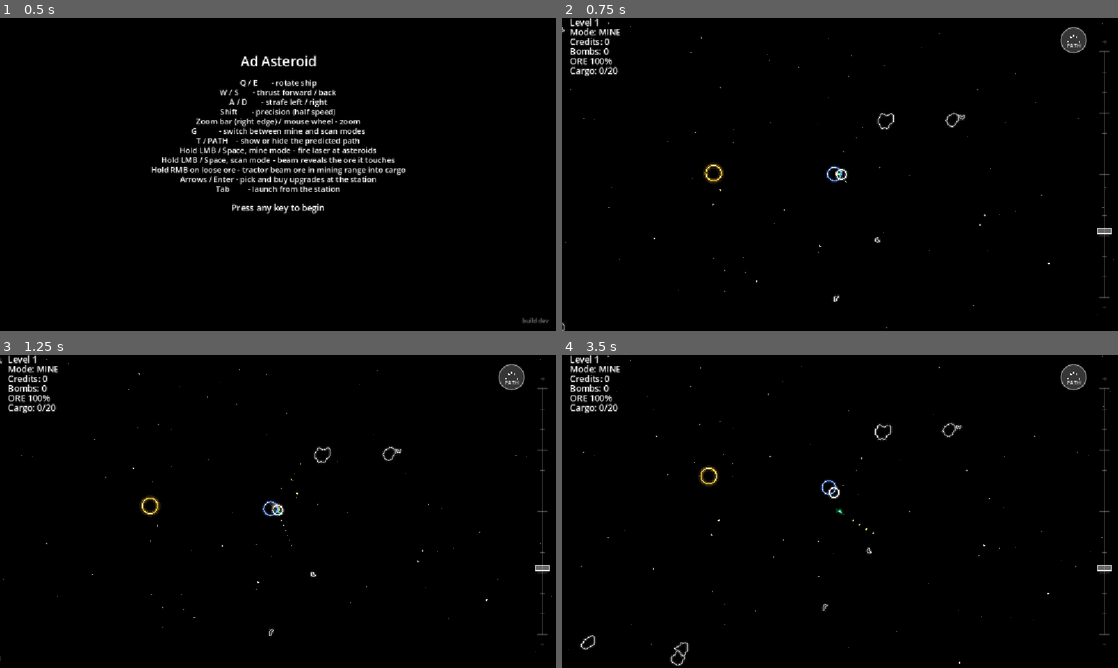
Above: before the commit, frames 1-4 (two rows, left to right).
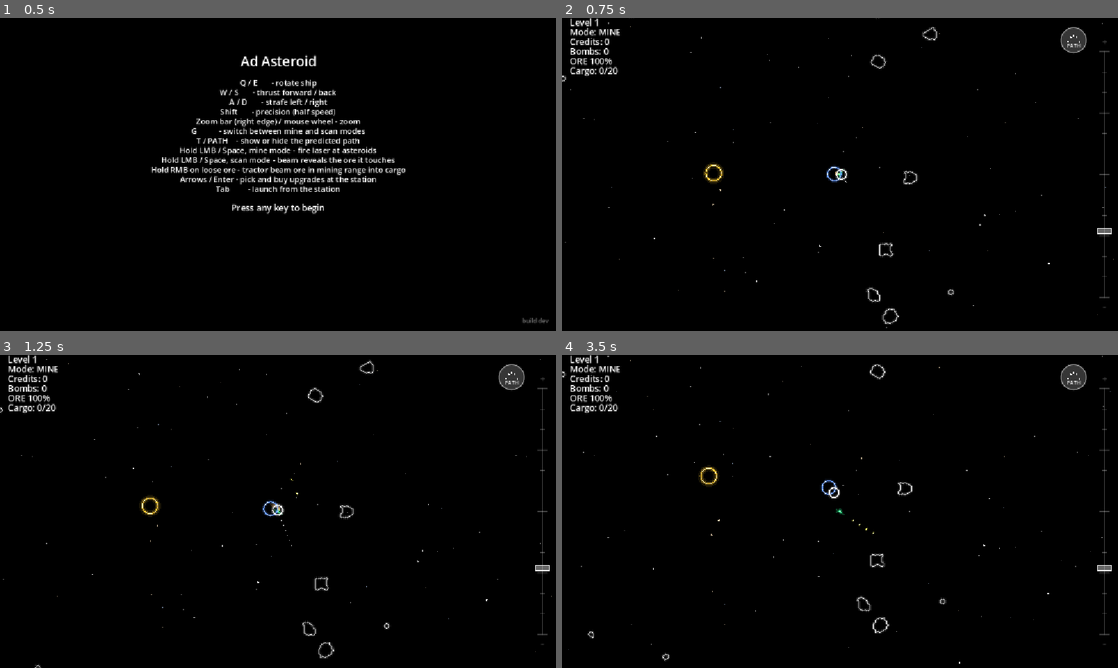
Above: after the commit, the same moments.

Repository: smdriggers/ad_asteroid_godot
Game: Godot game, scene res://main.tscn
Two runs of this game, one before a commit and one after it. Both use one fixed random seed, a clock stepped at 60 frames per second and the inputs below.
Inputs (mouse positions are in pixels of both pictures, inside the frame that each line leads up to):
- Up to frame 1 (0.5 s): no input
- Up to frame 2 (0.75 s): tap Enter at 0.5 s; move the mouse to (962, 158) at 0.52 s; hold D from 0.53 s (still down); hold E from 0.53 s (still down); click (962, 158) at 0.67 s
- Up to frame 3 (1.25 s): keep holding D; keep holding E; tap Space at 0.77 s
- Up to frame 4 (3.5 s): release D at 1.25 s; release E at 1.25 s; drag from (728, 527) to (812, 574) at 1.27 s; move the mouse to (895, 442) at 2.02 s; hold D 2.03-2.75 s; hold Shift 2.03-2.75 s; drag from (812, 574) to (673, 464) at 2.77 s

Frame 1 is identical in both runs. In frame 2, 0.5% of the frame differs, in the area x 0-73%, y 0-100%; in frame 3, 0.5%; in frame 4, 0.7%, in the area x 0-72%, y 2-100%.

Commit message:
Use a random seed for each system build
SYSTEM_SEED is now -1, meaning every new run, restart and level jump
builds its asteroids from a fresh random seed; any value >= 0 still pins
every level to that seed. The seed used is printed with the generation
summary so a good layout can be pinned.

Co-Authored-By: Claude Opus 5.5 <noreply@anthropic.com>

Diff:
--- a/config.gd
+++ b/config.gd
@@ -108,7 +108,11 @@
 const NEAR_DEATH_PULSE_HZ: float = 4.0      # pulses/sec for a nearly destroyed node — §16.2
 
 # --- System generation (DESIGN.md §7.4-7.9, §3.5) ---
-const SYSTEM_SEED: int = 1  # every level is built from this — ported from pygame config.py
+# Seed for building each system. -1 = a fresh random seed every time a
+# system is built (new run, restart, level jump); any other value pins
+# every level to that seed, e.g. 1 to match the pygame project. The seed
+# used is printed to the console.
+const SYSTEM_SEED: int = -1
 # Empty space every belt keeps from each planet's gravity range. Documents
 # how LEVELS was laid out (levels 2-3 satisfy it); not enforced at
 # generation, so level 1's 1400 inner edge still touches its planet's range.
--- a/main.gd
+++ b/main.gd
@@ -26,6 +26,7 @@
 var gravity_bodies: Array = []
 var fatal_bodies: Array = []
 var trajectory_result: Trajectory.Result = null
+var system_seed: int = 0  # seed the current level's asteroids were built from (see setup_asteroids)
 var show_trajectory: bool = true  # toggled by T or the PATH button; off also skips the simulation
 
 func toggle_trajectory() -> void:
@@ -756,7 +757,11 @@
 	# DESIGN.md §7.4-7.9, §3.4-3.5: belt generation for the current level.
 	# No gravity; fatal only via mining collision handling elsewhere.
 	var rng := RandomNumberGenerator.new()
-	rng.seed = Config.SYSTEM_SEED
+	if Config.SYSTEM_SEED >= 0:
+		rng.seed = Config.SYSTEM_SEED
+	else:
+		rng.randomize()
+	system_seed = rng.seed  # before generation advances the state
 	var rocks: Array = SystemGen.generate_system(level, rng)
 	var view_script: Script = load("res://render/asteroid_view.gd")
 
@@ -781,7 +786,7 @@
 	ore_fraction = 1.0
 	ore_count_timer = 0.0
 	stripped_time = null
-	print("Generated %d rocks, %d nodes total: %s" % [rocks.size(), total_nodes, profile_counts])
+	print("Level %d, seed %d: generated %d rocks, %d nodes total: %s" % [level, system_seed, rocks.size(), total_nodes, profile_counts])
 
 func _handle_game_over_input() -> void:
 	# DESIGN.md §15.4: Enter starts over. Reuses the shop's buy-key check —
@@ -793,8 +798,8 @@
 
 func _restart_game() -> void:
 	# DESIGN.md §15.4: a completely new run — level 1, no credits, upgrades
-	# or bombs, a fresh competitor group, docked at home. The system
-	# regenerates from the same SYSTEM_SEED, so it's identical but unmined.
+	# or bombs, a fresh competitor group, docked at home. The system is
+	# rebuilt from a new random seed (unless Config.SYSTEM_SEED pins one).
 	game_over = false
 	$GameOver.visible = false
 
